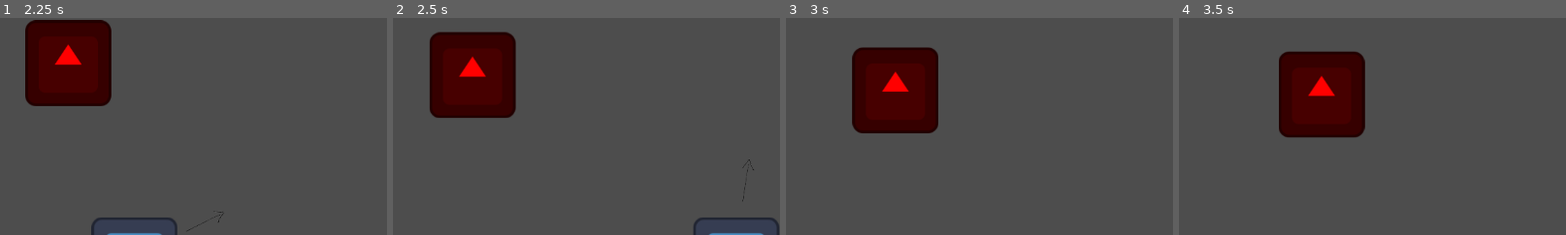
Above: before the commit, frames 1-4 (left to right).
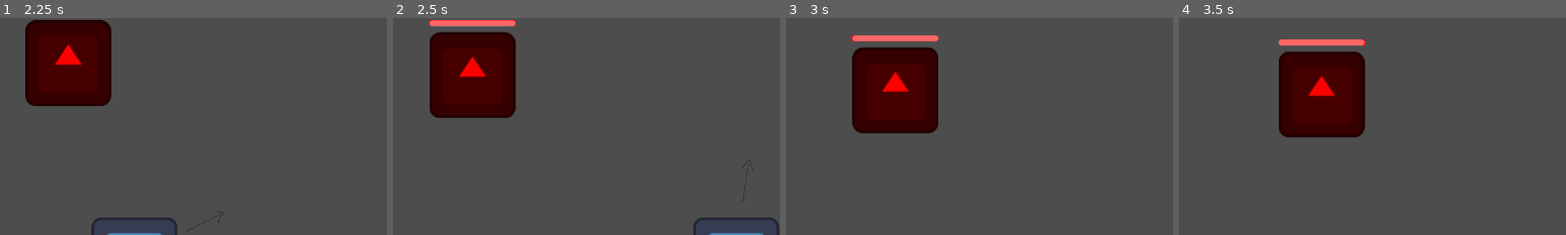
Above: after the commit, the same moments.

Repository: TryHardPotat/FYP_2
Game: Godot game, scene res://active_scene.tscn
Two runs of this game, one before a commit and one after it. Both use one fixed random seed, a clock stepped at 60 frames per second and the inputs below. The engine's default icon, where the game draws it, is replaced by a stand-in: a white triangle on a blue panel in a dark square.
Inputs (mouse positions are % of the whole screen's width and height, from its top left):
- Up to frame 1 (2.25 s): move the mouse to (72, 45) at 0.52 s; hold D (move_right) 0.53-1.28 s; tap Shift (dash) at 0.6, 2.1 s; tap Enter at 1.25 s; move the mouse to (30, 55) at 1.27 s; hold S (move_down) 1.28-2.03 s; tap Space (primary_attack) at 1.35 s; move the mouse to (60, 28) at 2.02 s; hold D (move_right) from 2.03 s (still down)
- Up to frame 2 (2.5 s): keep holding D (move_right)
- Up to frame 3 (3 s): move the mouse to (45, 70) at 2.77 s; release D (move_right) at 2.78 s; hold W (move_up) from 2.78 s (still down); tap Space (primary_attack) at 2.85 s
- Up to frame 4 (3.5 s): keep holding W (move_up)
The pictures show only the part of the screen within x 14-64%, y 0-50%; the shares and areas given below are measured in that part.

Frame 1 is identical in both runs. In frame 2, 0.7% of the frame differs, in the area x 9-32%, y 0-5%; in frame 3, 0.7%; in frame 4, 0.7%.

Commit message:
Added enemy healthbar

Diff:
--- a/rat.gd
+++ b/rat.gd
@@ -4,10 +4,16 @@
 @export var player: Node2D
 @export var health : float = 10
 
+@onready var health_bar = $Sprite2D/HealthBar
+
 func take_damage(amount):
 	health -= amount
+	update_health()
 	if health <= 0:
 		die()
+
+func update_health():
+	health_bar.value = health
 
 func die():
 	queue_free()  # Remove the enemy from the scene
--- a/rat.tscn
+++ b/rat.tscn
@@ -1,7 +1,10 @@
-[gd_scene load_steps=5 format=3 uid="uid://deq5qgy4siawj"]
+[gd_scene load_steps=6 format=3 uid="uid://deq5qgy4siawj"]
 
 [ext_resource type="Script" path="res://rat.gd" id="1_12t34"]
 [ext_resource type="Texture2D" uid="uid://cgbghe6te32wb" path="res://icon.svg" id="1_y8omv"]
+
+[sub_resource type="StyleBoxFlat" id="StyleBoxFlat_7koix"]
+bg_color = Color(1, 0, 0, 1)
 
 [sub_resource type="CircleShape2D" id="CircleShape2D_c5pla"]
 radius = 60.0
@@ -17,6 +20,22 @@
 self_modulate = Color(1, 0, 0, 1)
 texture = ExtResource("1_y8omv")
 
+[node name="HealthBar" type="ProgressBar" parent="Sprite2D"]
+anchors_preset = 7
+anchor_left = 0.5
+anchor_top = 1.0
+anchor_right = 0.5
+anchor_bottom = 1.0
+offset_left = -128.0
+offset_top = -210.0
+offset_bottom = -201.0
+grow_horizontal = 2
+grow_vertical = 0
+theme_override_styles/background = SubResource("StyleBoxFlat_7koix")
+max_value = 10.0
+value = 10.0
+show_percentage = false
+
 [node name="CollisionShape2D" type="CollisionShape2D" parent="."]
 shape = SubResource("CircleShape2D_c5pla")
 
